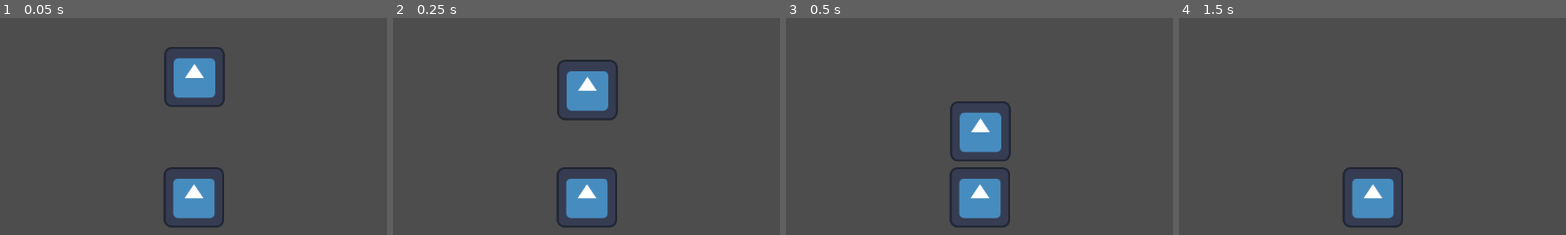
Above: before the commit, frames 1-4 (left to right).
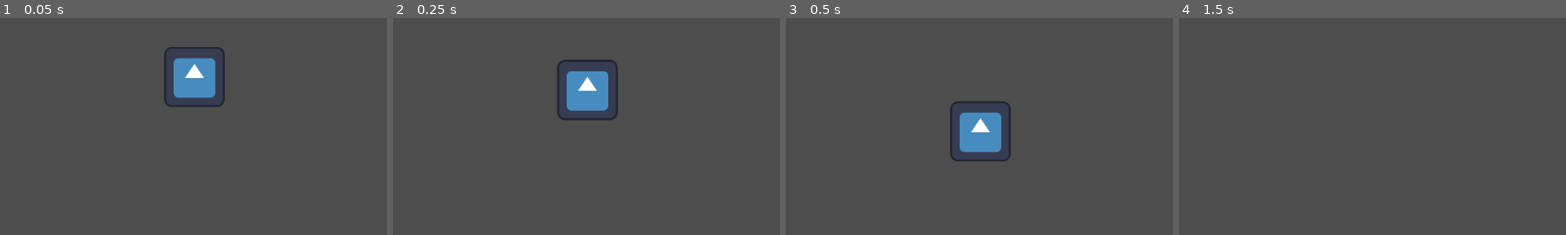
Above: after the commit, the same moments.

Repository: MikalMica/Mascarada-to-wapa
Game: Godot game, scene res://Scenes/Scenarios/PruebaColision.tscn
Two runs of this game, one before a commit and one after it. Both use one fixed random seed, a clock stepped at 60 frames per second and the inputs below. The project has no main scene, so this scene is started directly. The engine's default icon, where the game draws it, is replaced by a stand-in: a white triangle on a blue panel in a dark square.
Inputs:
- Up to frame 1 (0.05 s): no input
- Up to frame 2 (0.25 s): no input
- Up to frame 3 (0.5 s): no input
- Up to frame 4 (1.5 s): hold Right (Right) 0.53-1.28 s; hold E (default_mask) 0.53-1.28 s; hold Down (Down) from 1.28 s (still down); tap R (object_mask) at 1.35 s
The pictures show only the part of the screen within x 25-75%, y 37-86%; the shares and areas given below are measured in that part.

The runs differ from the first frame. In frame 1, 2.6% of the frame differs, in the area x 42-58%, y 68-97%; in frame 2, 2.6%; in frame 3, 2.6%; in frame 4, 2.6%.
Error before the commit: Trying to assign value of type 'Node2D' to a variable of type 'last_checkpoint_position.gd'. (res://Scripts/player_on_hit.gd:11)

Commit message:
player hitbox en el player

Diff:
--- a/MascaradaToWapa/Scenes/Objects/player_hitbox.tscn
+++ b/MascaradaToWapa/Scenes/Objects/player_hitbox.tscn
@@ -3,7 +3,6 @@
 [ext_resource type="Script" uid="uid://cq2xhal270ups" path="res://Scripts/player_on_hit.gd" id="1_plp88"]
 
 [sub_resource type="RectangleShape2D" id="RectangleShape2D_n3sv7"]
-size = Vector2(123.75, 127.26)
 
 [node name="PlayerHitbox" type="Area2D" unique_id=97422374]
 collision_mask = 2
--- a/MascaradaToWapa/Scenes/Objects/player_new.tscn
+++ b/MascaradaToWapa/Scenes/Objects/player_new.tscn
@@ -116,7 +116,6 @@
 movementNode = NodePath("..")
 
 [node name="PlayerHitbox" parent="." unique_id=97422374 instance=ExtResource("4_m4g67")]
-visible = false
 
 [node name="AnimationPlayer" type="AnimationPlayer" parent="." unique_id=163794158]
 libraries/ = SubResource("AnimationLibrary_81akd")
--- a/MascaradaToWapa/Scenes/Scenarios/PruebaColision.tscn
+++ b/MascaradaToWapa/Scenes/Scenarios/PruebaColision.tscn
@@ -1,7 +1,6 @@
 [gd_scene format=3 uid="uid://1engu3nt6sut"]
 
 [ext_resource type="Texture2D" uid="uid://b8kuer3e50nnx" path="res://icon.svg" id="1_n3sv7"]
-[ext_resource type="PackedScene" uid="uid://do2iq72ya3lyt" path="res://Scenes/Objects/player_hitbox.tscn" id="2_t75o8"]
 [ext_resource type="PackedScene" uid="uid://dskniwiorige4" path="res://Scenes/Scenarios/last_checkpoint_node.tscn" id="3_e2wtl"]
 
 [sub_resource type="RectangleShape2D" id="RectangleShape2D_t75o8"]
@@ -25,10 +24,4 @@
 [node name="CollisionShape2D" type="CollisionShape2D" parent="Enemy/Area2D" unique_id=1595690403]
 shape = SubResource("RectangleShape2D_t75o8")
 
-[node name="Sprite2D" type="Sprite2D" parent="." unique_id=921224037]
-position = Vector2(-1, 257)
-texture = ExtResource("1_n3sv7")
-
-[node name="PlayerHitbox" parent="Sprite2D" unique_id=97422374 instance=ExtResource("2_t75o8")]
-
 [node name="LastCheckpointNode" parent="." unique_id=2098861267 instance=ExtResource("3_e2wtl")]
